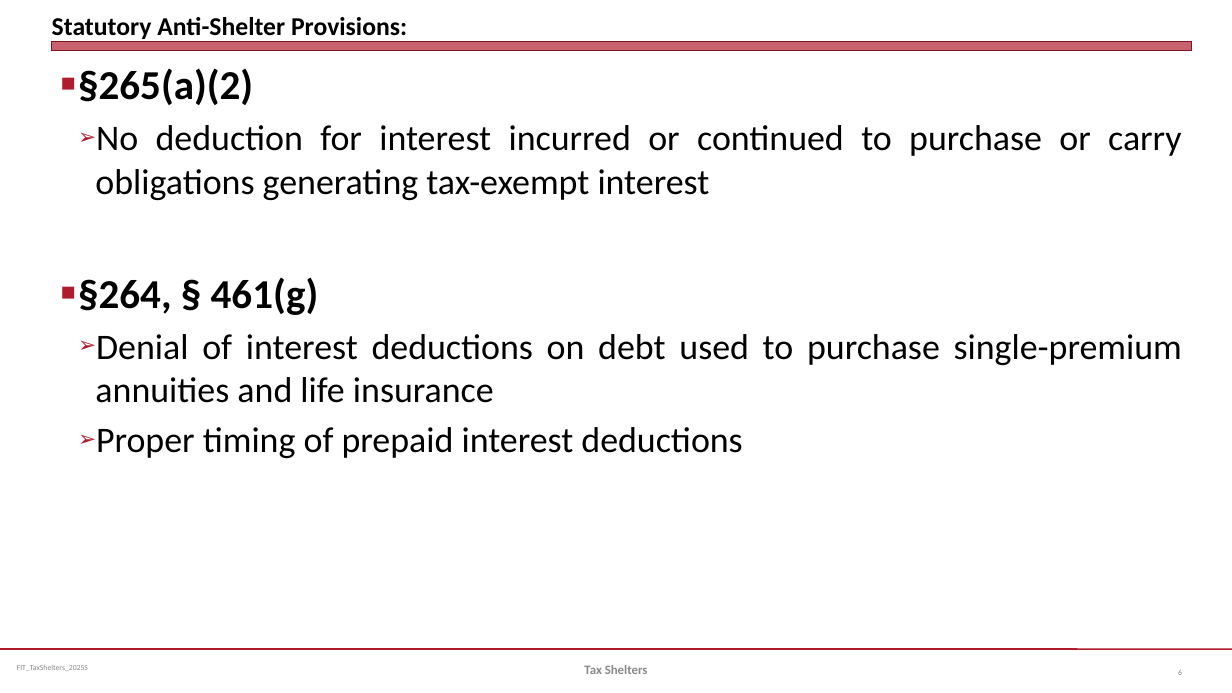
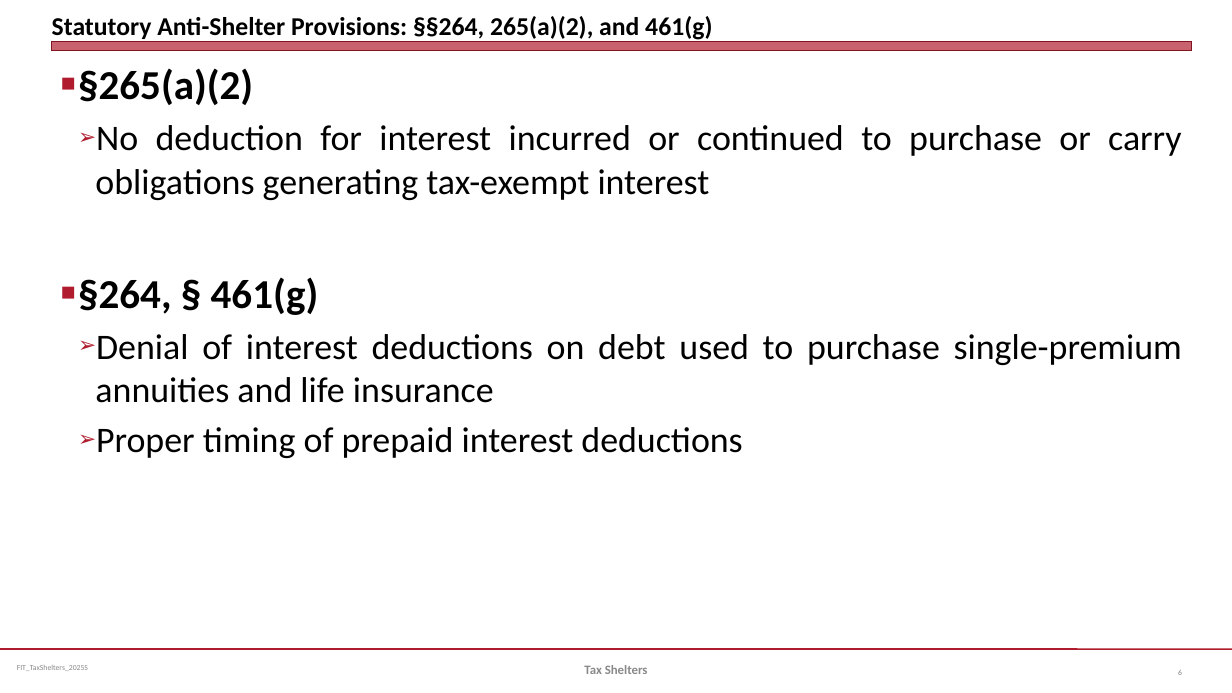
Before and after one commit to jmc877/Fed-Income-Tax, a slide deck: slide 6 of slides/FIT_TaxShelters_2025S.pptx. Drawn at 1232x693 pixels with LibreOffice and Linux fonts; fonts in the diff are those of the drawing. Boxes give left, top, right and bottom in pixels: in the first picture for what was removed or moved away, otherwise in the second. Text is boxed around its words. In the diff, an @@ line names an element or a change of style, - is before the commit and + after.

```diff
--- a/slides/FIT_TaxShelters_2025S.pptx
+++ b/slides/FIT_TaxShelters_2025S.pptx
@@ title at (52, 16, 712, 40): text changed @@
-Statutory Anti-Shelter Provisions:
+Statutory Anti-Shelter Provisions: §§264, 265(a)(2), and 461(g)
```
Also in this commit, not shown: 4 other slides changed, 2 slides added, 3 other files.
